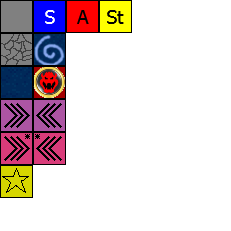
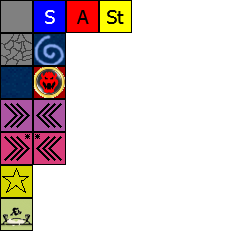
Layered file, before and after one edit (w=231, h=231). Changes by layer:
painted on "spaces_new.png" over (0, 198, 33, 231)
